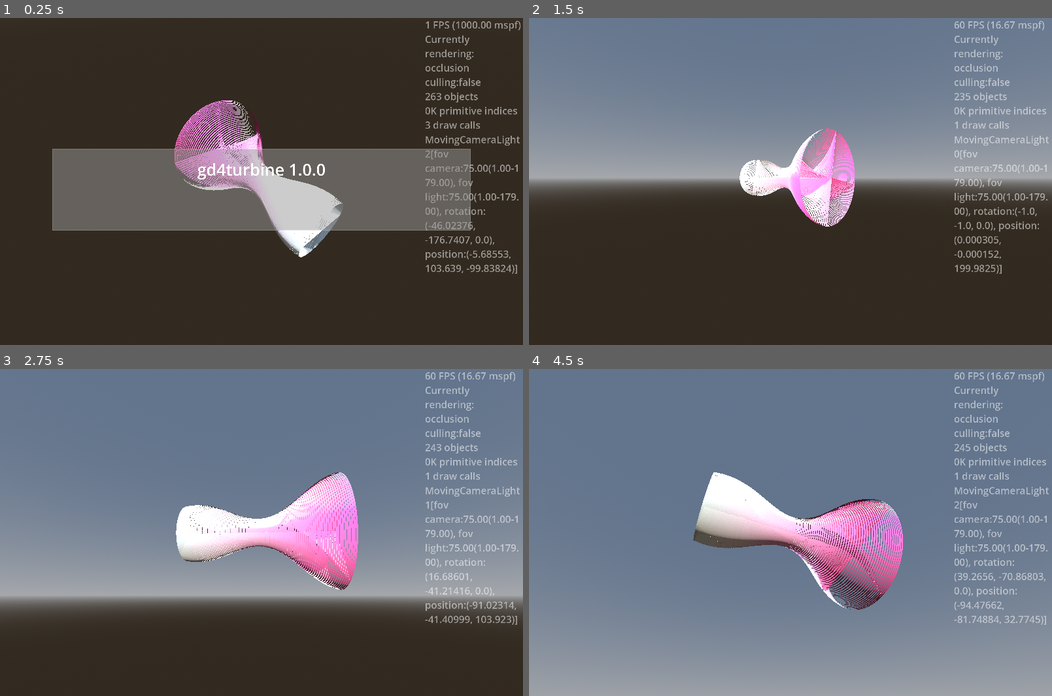
Above: before the commit, frames 1-4 (two rows, left to right).
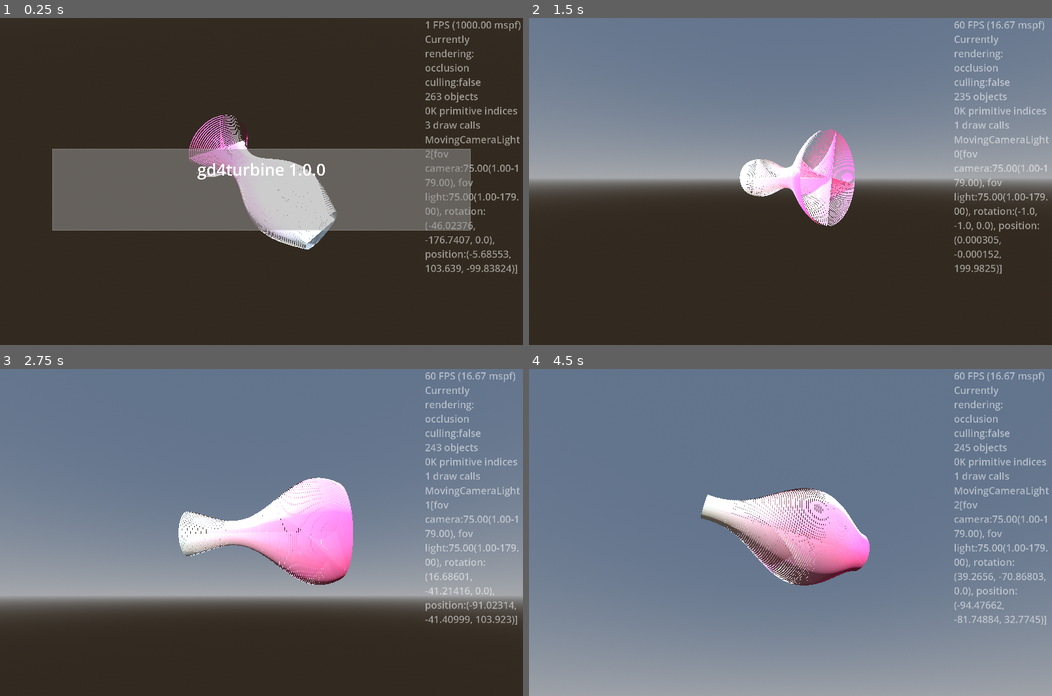
Above: after the commit, the same moments.

Repository: kasworld/gd4turbine
Game: Godot game, scene res://main.tscn
The game is run twice, just before and just after one commit, with the same random seed, the same clock (stepped at 60 frames per second) and the same inputs.
Inputs (mouse positions are in pixels of both pictures, inside the frame that each line leads up to):
- Up to frame 1 (0.25 s): no input
- Up to frame 2 (1.5 s): tap Enter at 0.5 s; move the mouse to (905, 165) at 0.52 s; hold Right 0.53-1.28 s; tap Q at 0.6 s; click (905, 165) at 0.67 s; move the mouse to (685, 197) at 1.27 s; hold Down from 1.28 s (still down); tap E at 1.35 s
- Up to frame 3 (2.75 s): move the mouse to (313, 460) at 2.02 s; release Down at 2.03 s; hold Right from 2.03 s (still down); tap Enter at 2.1 s
- Up to frame 4 (4.5 s): move the mouse to (764, 597) at 2.77 s; release Right at 2.78 s; hold Up 2.78-3.53 s; tap Q at 2.85 s; click (764, 597) at 2.92 s; move the mouse to (947, 581) at 3.52 s; hold Left from 3.53 s (still down); tap E at 3.6 s; move the mouse to (633, 483) at 4.27 s; tap Enter at 4.35 s

The runs differ from the first frame. In frame 1, 3.4% of the frame differs, in the area x 33-66%, y 25-74%; in frame 2, 1.0%; in frame 3, 3.7%; in frame 4, 7.1%, in the area x 31-72%, y 31-74%.

Commit message:
animate turbine

Diff:
--- a/main.gd
+++ b/main.gd
@@ -62,10 +62,16 @@
 	add_child(turbine)
 func scale_cos(rate :float) -> float:
 	return (cos(rate*PI*2)+2) * (rate/4+0.25)
+func scale_lambda(period :float) -> Callable:
+	return func(rate):
+		return (cos(rate*PI*2 + period)+2) * (rate/4+0.25)
 func turbine_rotate() -> void:
 	var t := Time.get_unix_time_from_system()
 	var rad := fposmod(t , PI*2)
 	turbine.rotation.z = rad
+	turbine.set_transform_all(
+		scale_lambda(rad)
+		)
 func random_color() -> Color:
 	return NamedColorList.color_list.pick_random()[0]
 
